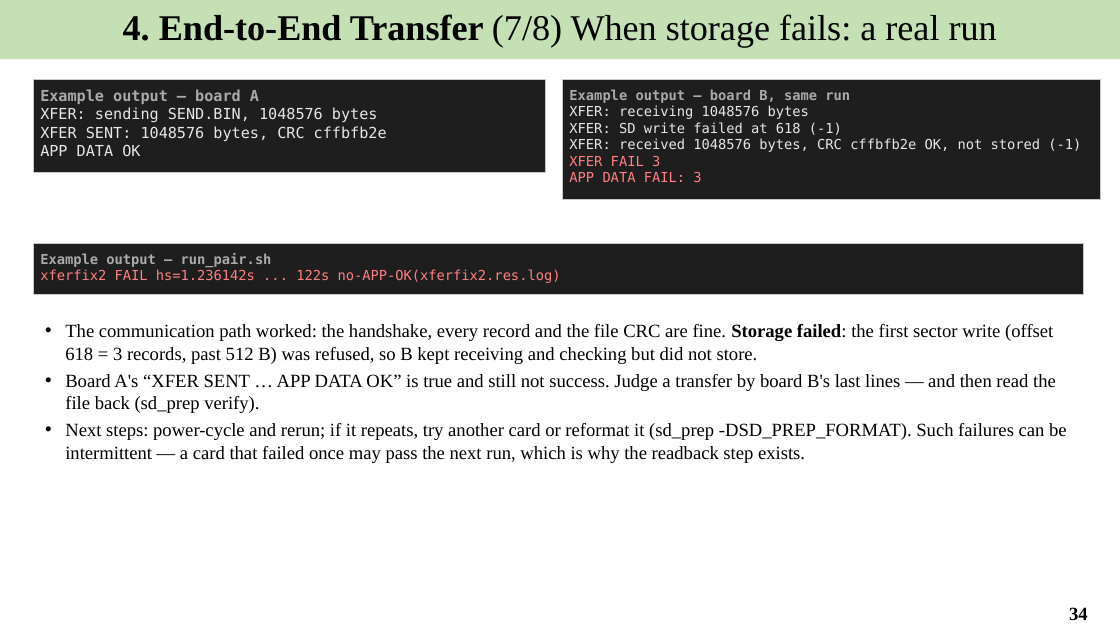
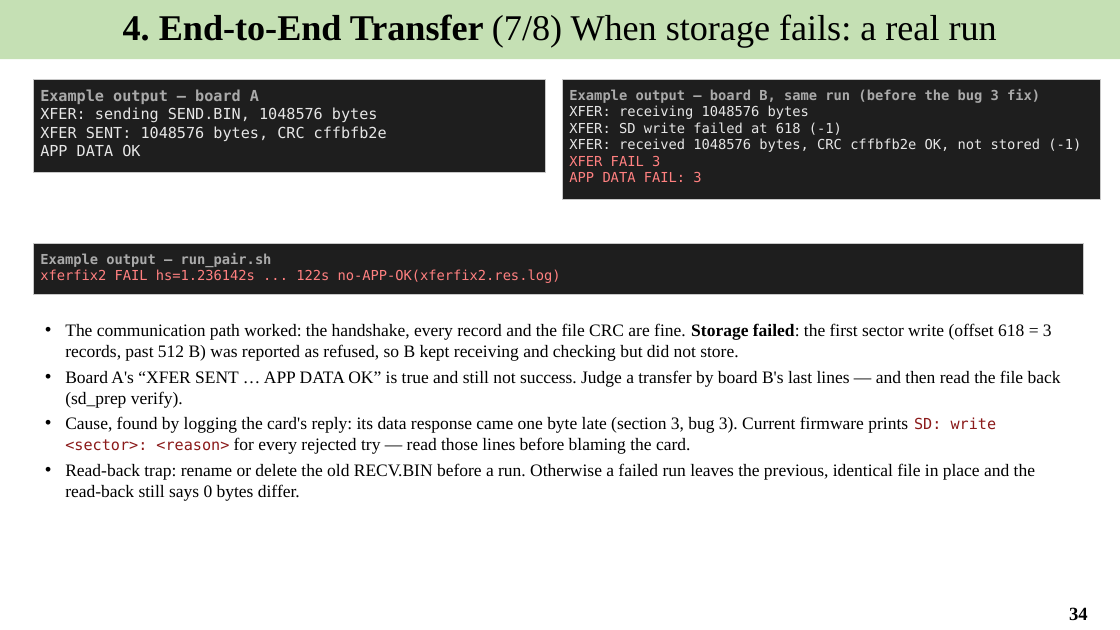
Before and after one commit to Khaiduy/chipyard-edhoc, a slide deck: slide 34 of fpga/sw/export/docs/slides/05_Secure_file_transfer_and_results.pptx. Drawn at 1120x630 pixels with LibreOffice and Linux fonts; fonts in the diff are those of the drawing. Boxes give left, top, right and bottom in pixels: in the first picture for what was removed or moved away, otherwise in the second. Text is boxed around its words. In the diff, an @@ line names an element or a change of style, - is before the commit and + after.

Commit message:
fix: SD late write reply, sector retry, production+DEBUG guard
- sd_card.c: read the write data response as Linux mmc_spi does (find
  the start bit in 32 bits): one card sends it a byte late, which was
  reported as a failed write. Each sector is retried up to 3 times and
  every failed try prints its reason.
- PROFILE=production with DEBUG=1 is refused at build time (debug
  builds print every key).
- sha256/sha384_update: no memcpy from NULL on zero-length input.
- wolfCrypt compiled with -fwrapv (sp_c64.c relies on signed wrap).
- Slides: course name, author, date; SD bug 3; read-back caveat;
  measured UART link speed; build sizes of this revision.

```diff
--- a/fpga/sw/export/docs/slides/05_Secure_file_transfer_and_results.pptx
+++ b/fpga/sw/export/docs/slides/05_Secure_file_transfer_and_results.pptx
@@ text in rectangle at bbox=[569, 89, 1040, 103]: text changed @@
-Example output — board B, same run
+Example output — board B, same run (before the bug 3 fix)
@@ text at bbox=[65, 323, 1052, 361]: text changed; size 16 to 15 pt @@
-• The communication path worked: the handshake, every record and the file CRC are fine. Storage failed: the first sector write (offset 618 = 3 records, past 512 B) was refused, so B kept receiving and checking but did not store.
+• The communication path worked: the handshake, every record and the file CRC are fine. Storage failed: the first sector write (offset 618 = 3 records, past 512 B) was reported as refused, so B kept receiving and checking but did not store.
@@ text at bbox=[65, 370, 1061, 408]: size 16 to 15 pt in "Board A's “XFER SENT … APP DATA ..." @@
@@ text at bbox=[65, 416, 1035, 501]: text changed; size 16 to 15 pt @@
-• Next steps: power-cycle and rerun; if it repeats, try another card or reformat it (sd_prep -DSD_PREP_FORMAT). Such failures can be intermittent — a card that failed once may pass the next run, which is why the readback step exists.
+• Cause, found by logging the card's reply: its data response came one byte late (section 3, bug 3). Current firmware prints SD: write <sector>: <reason> for every rejected try — read those lines before blaming the card.
+• Read-back trap: rename or delete the old RECV.BIN before a run. Otherwise a failed run leaves the previous, identical file in place and the read-back still says 0 bytes differ.
```
Also in this commit, not shown: 7 other slides changed, 15 other files.
